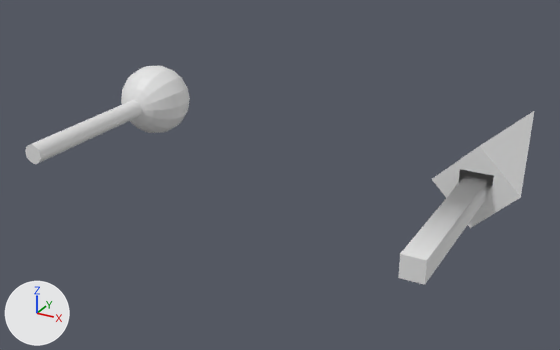
Renders of the COLLADA model dae/land-set-one/land-set-1a.dae from each side of a commit.
Camera for both pictures: a 50 mm camera at (1.88, -8.19, 3.58) aimed at (-2.58, -0.09, -0.47). The axes (+X, +Y, +Z) are drawn at lower left. The lights are the same throughout. Where no turn or scale is listed for an object, it has been applied to the vertices.

Objects in the first picture: 'tree-1', 'tree-2'.
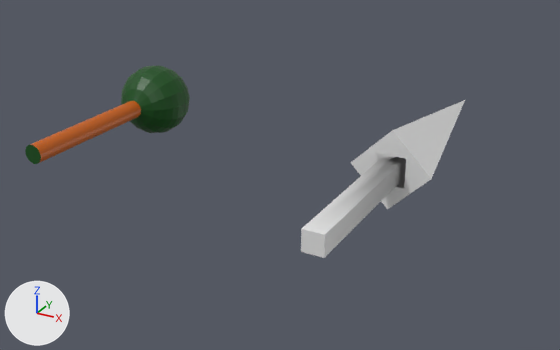
The newer file is also turned or shifted as a whole; pictures and numbers use the older file's frame.

Pixel boxes (x1, y1, x2, y2) of what changed, in the pictures (560 x 350 px; the box of a moved part takes in the faces that stretch with it):
```json
{"object": "tree-2", "change": "moved, turned", "before": [398, 111, 534, 285], "after": [301, 100, 465, 258]}
{"part": 1, "of": "me_tree1_geo", "change": "moved or reshaped", "before": [25, 66, 173, 163], "after": [25, 66, 173, 163]}
{"part": 2, "of": "me_tree1_geo", "change": "recoloured", "before": [25, 65, 190, 164], "after": [25, 65, 190, 164], "on screen": "grey to green"}
```

The change, as JSON lines over the scene's bpy script:
```json
{"op": "add", "block": "img_tree1_solid_color_png", "code": ["img_tree1_solid_color_png = load_image('tree1-solid-color.png', 'tree1-solid-color.png', 1024, 1024, 'sRGB')"]}
{"op": "add", "block": "mat_tree1_material", "code": ["mat_tree1_material = principled_material('tree1-material')", "mat_tree1_material.texture = img_tree1_solid_color_png", "mat_tree1_material.roughness = 0.44"]}
{"block": "me_tree1_geo", "where": "# used by ob_tree_1; location = (-5.0, 0.0, 0.0)"}
{"op": "remove", "block": "me_tree1_geo", "code": "me_tree1_geo.from_pydata(...)  # 306 vertices, 604 faces; spans x -0.5..0.5, y -1.94..1.01, z -0.5..0.5"}
{"op": "add", "block": "me_tree1_geo", "code": "me_tree1_geo.from_pydata(...)  # 289 vertices, 604 faces; spans x -0.5..0.5, y -1.94..1.01, z -0.5..0.5"}
{"block": "me_tree1_geo", "change": "me_tree1_geo part 1"}
{"block": "me_tree1_geo", "change": "49 vertices are removed from x -0.12..0.12, y 0.01..0.06, z -0.13..0.12"}
{"block": "me_tree1_geo", "change": "292 faces are deleted"}
{"block": "me_tree1_geo", "change": "2 vertices are added at (0.0, 0.01, 0.13), (0.0, 0.01, -0.12)"}
{"block": "me_tree1_geo", "change": "30 new vertices lie (0.0, 1.95, 0.0) away from vertices in x -0.12..0.12, y -1.94, z -0.12..0.12"}
{"block": "me_tree1_geo", "change": "292 new faces join them"}
{"block": "me_tree1_geo", "change": "me_tree1_geo part 2: 312 faces spanning x -0.5..0.5, y -1.94..1.01, z -0.5..0.5 switch from no material to mat_tree1_material (picture img_tree1_solid_color_png)"}
{"op": "set", "path": "ob_tree_2.location", "old": "(0.0, 0.0, 0.0)", "new": "(-1.0, 0.0, 0.0)"}
{"op": "set", "path": "ob_tree_2.rotation_euler", "old": "(-1.571, 0.0, 0.0)", "new": "(1.571, 0.0, 3.142)", "note": "degrees (-90, 0, 0) -> degrees (90, 0, 180)"}
```
